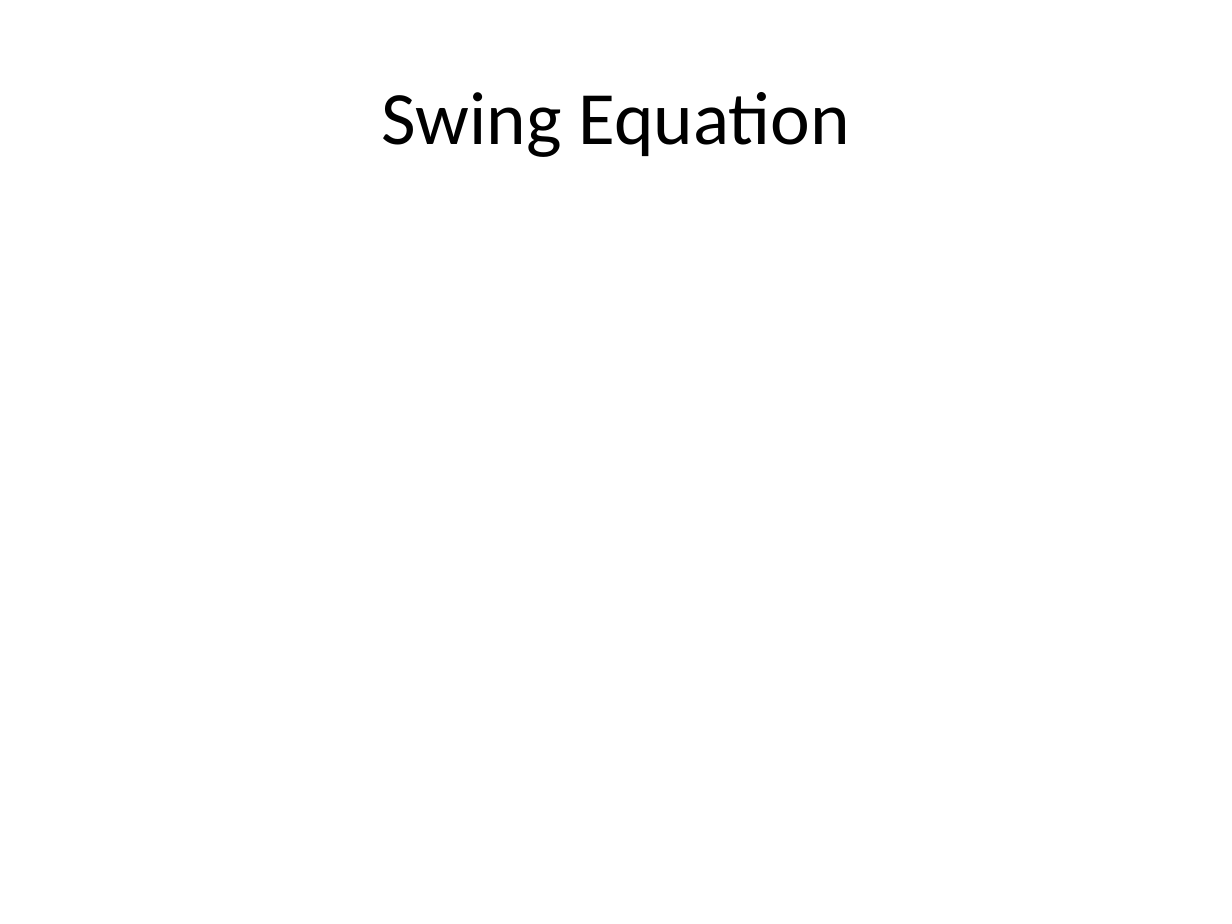
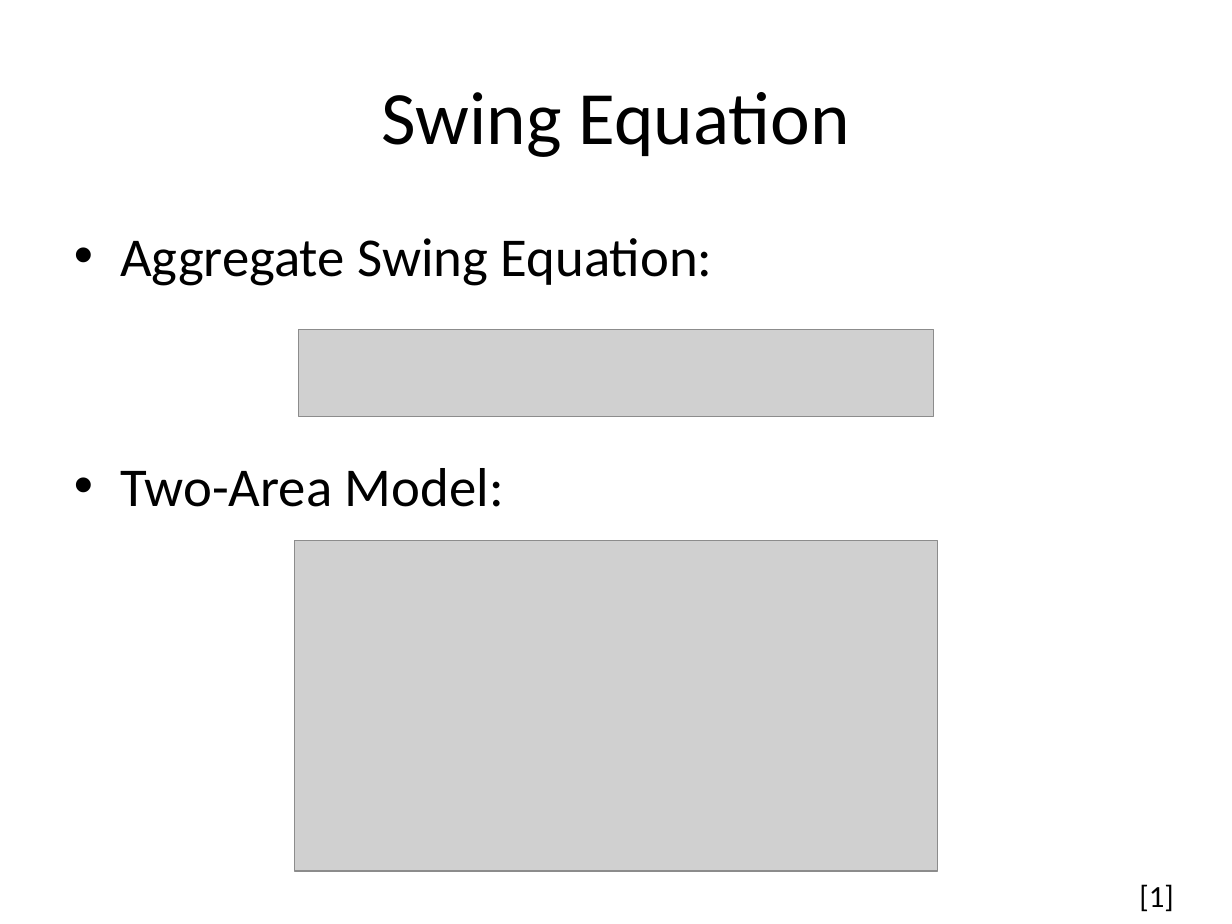
Before and after one commit to mswan96/SUPERB, a slide deck: slide 6 of Literature Review.pptx. Drawn at 1232x924 pixels with LibreOffice and Linux fonts; fonts in the diff are those of the drawing; grey boxes stand for pictures. Boxes give left, top, right and bottom in pixels: in the first picture for what was removed or moved away, otherwise in the second. Text is boxed around its words. In the diff, an @@ line names an element or a change of style, - is before the commit and + after.

```diff
--- a/Literature Review.pptx
+++ b/Literature Review.pptx
@@ text added at [120, 238, 713, 507], 32 pt, text #000000 @@
+• Aggregate Swing Equation:
+• Two-Area Model:
@@ picture added at [298, 329, 933, 416] @@
@@ picture added at [294, 541, 938, 871] @@
@@ text added at [1139, 884, 1173, 912], 18 pt, text #000000 @@
+[1]
```
Also in this commit, not shown: 4 other slides changed, 2 slides added.
